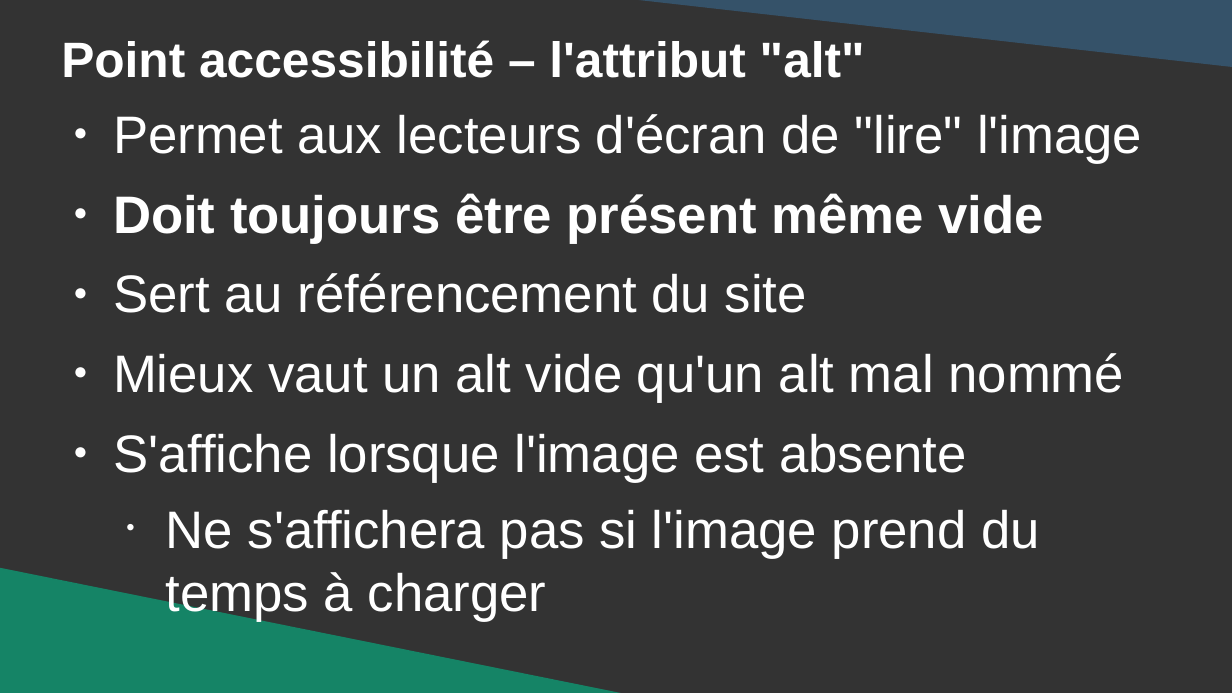
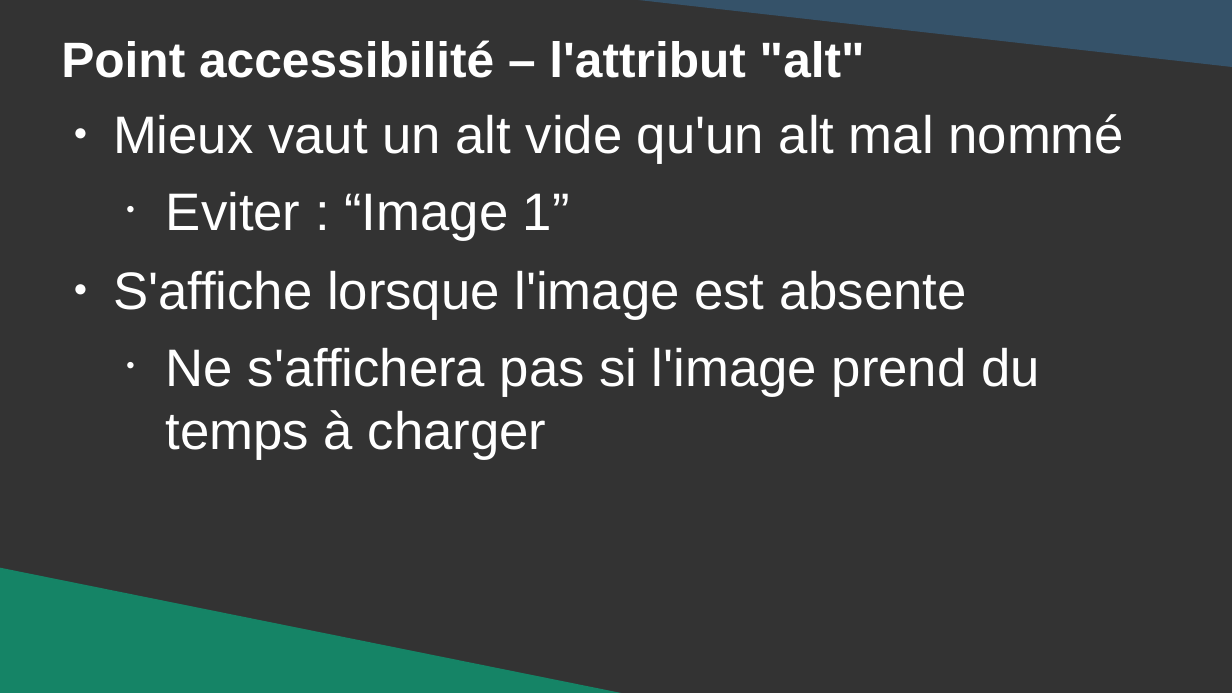
Before and after one commit to DanYellow/cours, a slide deck: slide 34 of integration-web-s1/travaux-pratiques/numero-1/presentation.odp (slide 33 before the commit). Drawn at 1232x693 pixels with LibreOffice and Linux fonts; fonts in the diff are those of the drawing. Boxes give left, top, right and bottom in pixels: in the first picture for what was removed or moved away, otherwise in the second. Text is boxed around its words. In the diff, an @@ line names an element or a change of style, - is before the commit and + after.

```diff
--- a/integration-web-s1/travaux-pratiques/numero-1/presentation.odp
+++ b/integration-web-s1/travaux-pratiques/numero-1/presentation.odp
@@ text at <box>113,114,1142,313</box>: paragraphs removed @@
-● Permet aux lecteurs d'écran de "lire" l'image
-● Doit toujours être présent même vide
-● Sert au référencement du site
@@ text at <box>166,191,570,240</box>: paragraph added @@
+  • Eviter : “Image 1”
```
Also in this commit, not shown: 19 other slides changed, 1 slide added, 6 other files.
